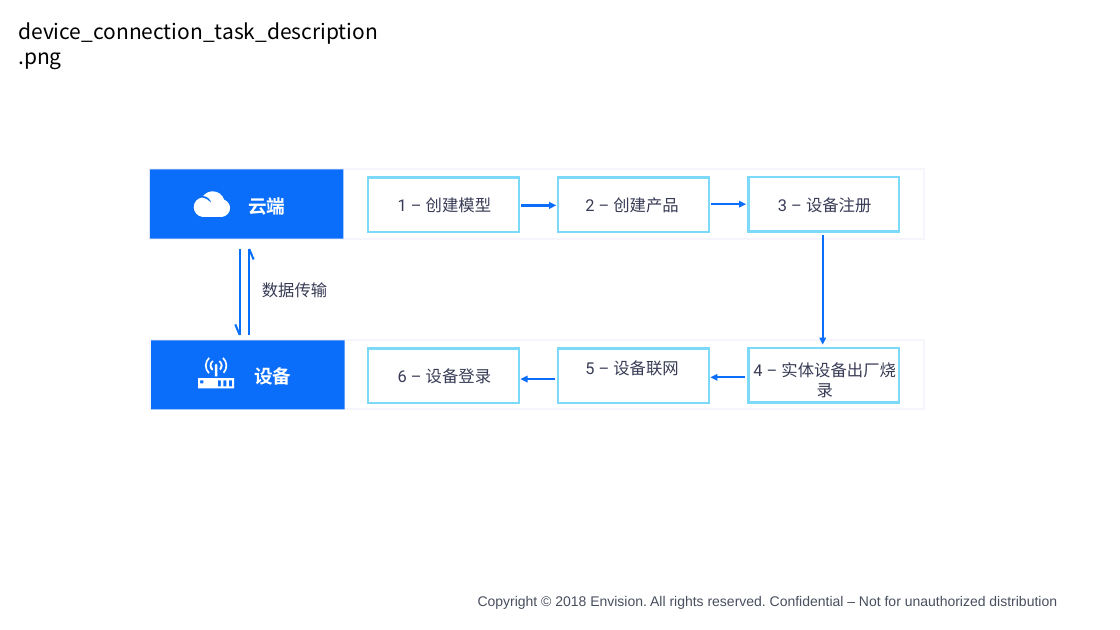
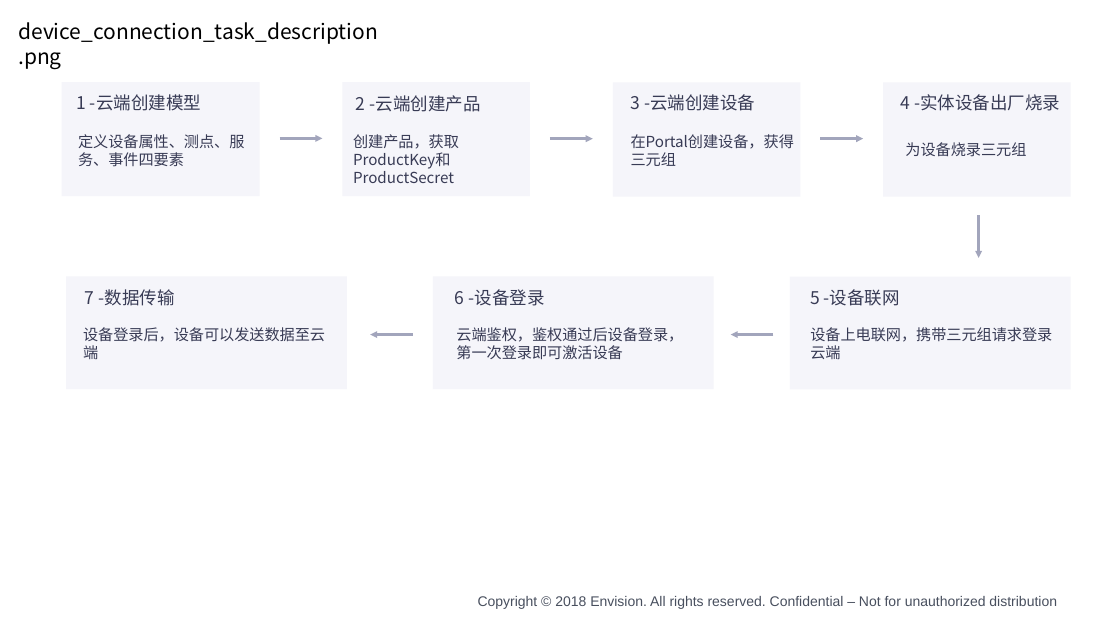
Before and after one commit to EnvisionDoc/device_connection_zh, a slide deck: slide 1 of media/device_zh.pptx. Drawn at 1120x630 pixels with LibreOffice and Linux fonts; fonts in the diff are those of the drawing; background and template pictures are left out. Boxes give left, top, right and bottom in pixels: in the first picture for what was removed or moved away, otherwise in the second. Text is boxed around its words. In the diff, an @@ line names an element or a change of style, - is before the commit and + after.

```diff
--- a/media/device_zh.pptx
+++ b/media/device_zh.pptx
@@ text at (76,94,201,111): text changed; size 14 to 15 pt; font Roboto to Noto Sans CJK SC @@
-1 – 创建模型
+1 -云端创建模型
@@ text at (356,95,480,112): text changed; size 14 to 15 pt; font Roboto to Noto Sans CJK SC @@
-2 – 创建产品
+2 -云端创建产品
@@ text at (901,94,1060,111): text changed; size 14 to 15 pt; font Roboto to Noto Sans CJK SC @@
-4 – 实体设备出厂烧录
+4 -实体设备出厂烧录
@@ text at (85,289,175,306): text changed; size 14 to 15 pt; font Roboto to Noto Sans CJK SC @@
-数据传输
+7 -数据传输
@@ text at (455,289,544,306): text changed; size 14 to 15 pt; font Roboto to Noto Sans CJK SC @@
-6 – 设备登录
+6 -设备登录
@@ text at (810,289,900,306): text changed; size 14 to 15 pt; font Roboto to Noto Sans CJK SC @@
-5 – 设备联网
+5 -设备联网
@@ group added at (61,82,1070,389): 8 texts, 7 rectangles, 5 arrows @@
+定义设备属性、测点、服务、事件四要素
+3 -云端创建设备
+创建产品，获取ProductKey和ProductSecret
+在Portal创建设备，获得三元组
+为设备烧录三元组
+设备上电联网，携带三元组请求登录云端
+云端鉴权，鉴权通过后设备登录，第一次登录即可激活设备
+设备登录后，设备可以发送数据至云端
@@ group removed at (150,170,924,409): 10 rectangles, 4 arrows, 4 lines, 3 texts, 2 freeform shapes @@
-云端
-3 – 设备注册
-设备
@@ arrow moved from (745, 377) - (711, 377) to (774, 334) - (731, 334) @@
@@ arrow (774, 334) - (731, 334): stroke #0A6EFA 2 pt to #A2A5BC 2 pt @@
```
Also in this commit, not shown: 4 other slides changed, 6 slides added, 5 slides removed, 10 other files.
